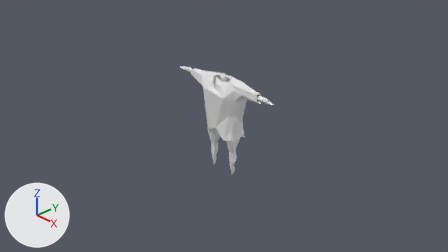
The Blender file maybraid/art/characters/clothes/tunic.blend, before and after one commit.
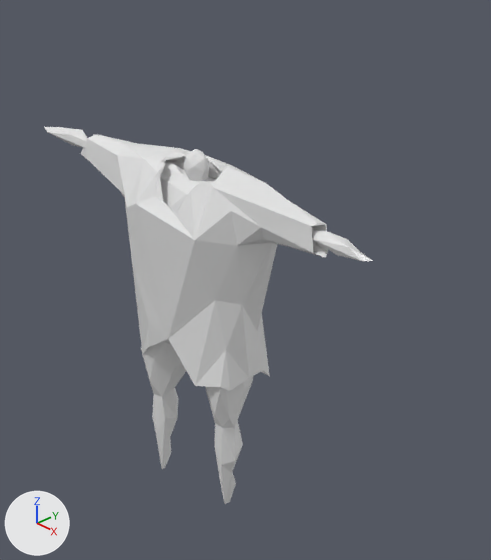
Each version appears first from the file's camera 'Camera', and next in a close-up on the part from 37% to 69% of the width and 12% to 76% of the height. Lighting does not change. The marker at lower left points along +X, +Y and +Z. The last two pictures show the newer version.

Script lines for the objects in view, before the commit:
```python
me_icosphere_011 = bpy.data.meshes.new('Icosphere.011')
me_icosphere_011.from_pydata(...)  # 234 vertices, 458 faces; spans x -1.21..1.21, y -0.19..0.21, z -0.98..0.97
me_tunic = bpy.data.meshes.new('Tunic')
me_tunic.from_pydata(...)  # 155 vertices, 294 faces; spans x -0.89..0.91, y -0.24..0.26, z -0.25..0.9
me_tunic.materials.append(None)
ob_icosphere_011 = bpy.data.objects.new('Icosphere.011', me_icosphere_011)
ob_icosphere_011.location = (0.0, 0.0, 0.0)
ob_tunic = bpy.data.objects.new('Tunic', me_tunic)
ob_tunic.location = (0.0, 0.0, 0.0)
```
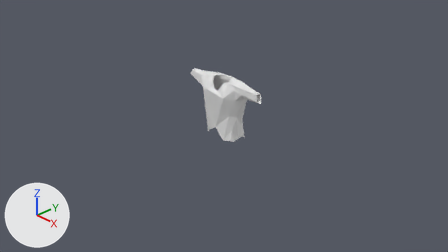
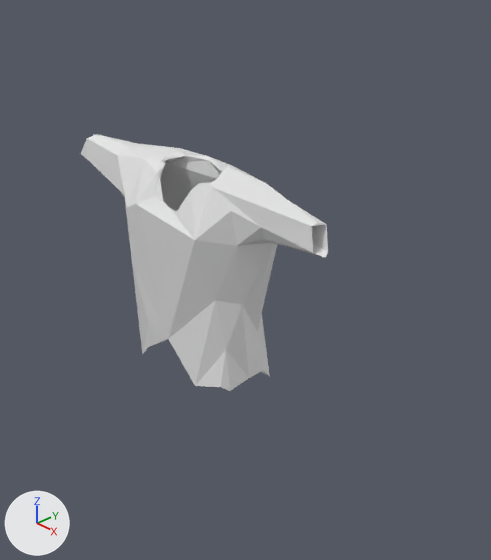
Boxes (x1, y1, x2, y2) around the edits, measured in the close-ups (491 x 560 px):
```json
{"object": "Icosphere.011", "change": "hidden", "before": [44, 127, 373, 504]}
```

The change, as JSON lines over the scene's bpy script:
```json
{"op": "add", "block": "ob_icosphere_011", "code": "ob_icosphere_011.hide_set(True)"}
```
